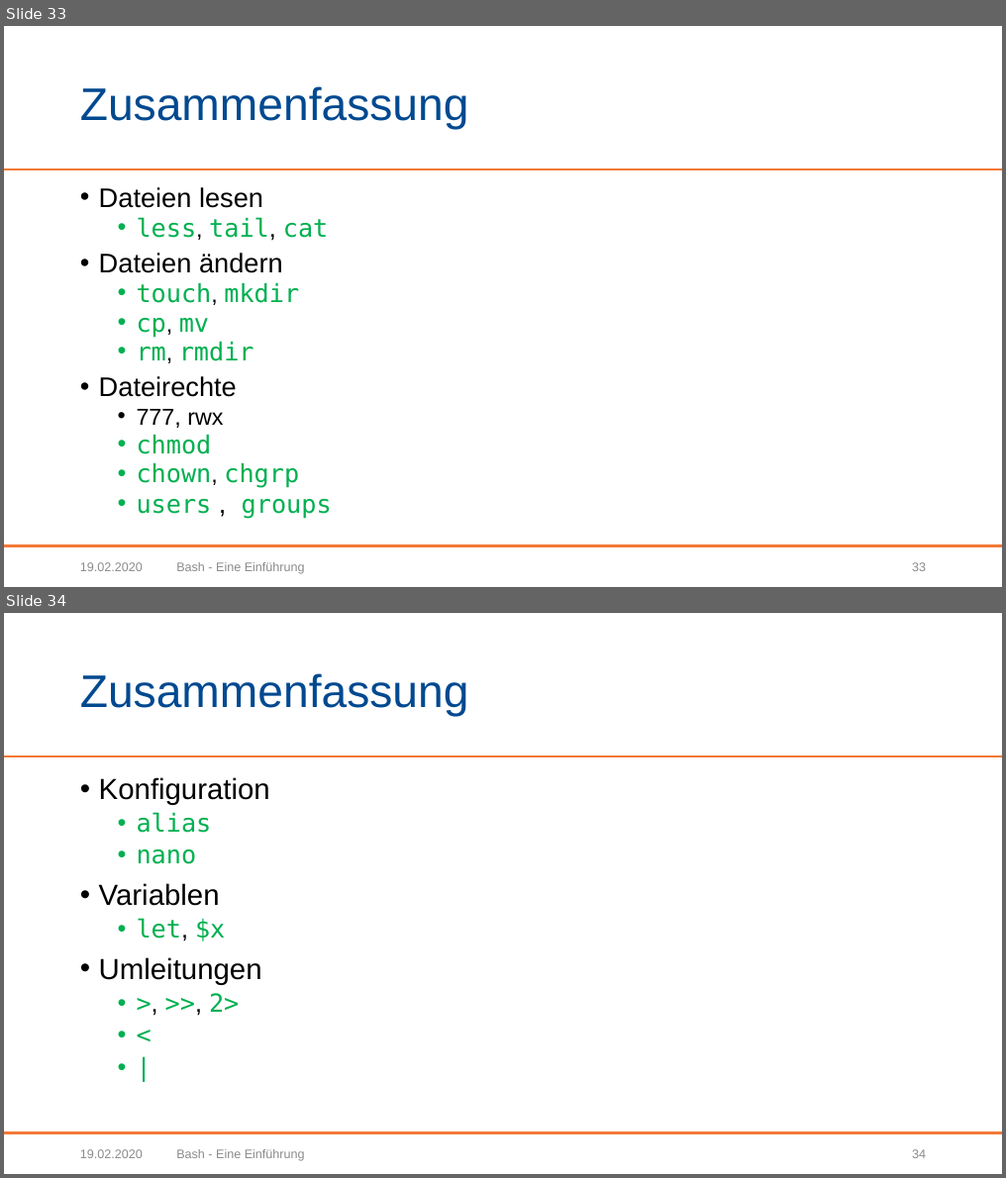
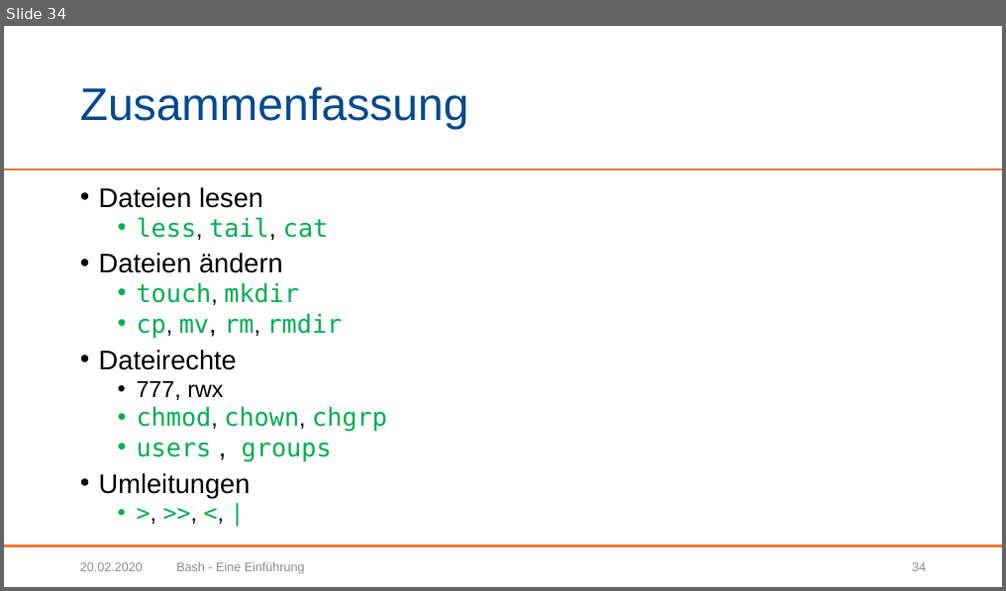
Before and after one commit to BogyMitutoyoCTL/AI-Preparation, a slide deck: presentation/Bash.pptx. Shown one above the other, each under a label of ours: slides 33 and 34 before the commit, slide 34 after it. The pictures are 1006x1178 and 1006x591 pixels, drawn with LibreOffice and Linux fonts; fonts in the diff are those of the drawing; background and template pictures are left out. Boxes give left, top, right and bottom in pixels: in the first picture for what was removed or moved away, otherwise in the second. Text is boxed around its words. In the diff, an @@ line names an element or a change of style, - is before the commit and + after.

Commit message:
Simplification and shortening of the Bash presentation

```diff
--- a/presentation/Bash.pptx
+++ b/presentation/Bash.pptx
@@ slide 34 removed at bbox=[4, 613, 1002, 1174], background #FFFFFF; not listed: 2 template elements that a slide beside it also shows @@
@@ title removed at bbox=[80, 673, 469, 717] @@
-Zusammenfassung
@@ text removed at bbox=[99, 777, 270, 1012] @@
-• Konfiguration
-  • alias
-  • nano
-• Variablen
-  • let, $x
-• Umleitungen
-  • >, >>, 2>
-  • <
-  • |
@@ text removed at bbox=[80, 1150, 143, 1158] @@
-19.02.2020
@@ text removed at bbox=[176, 1150, 305, 1161] @@
-Bash - Eine Einführung
@@ page number removed at bbox=[912, 1150, 926, 1158] @@
-34
@@ what was slide 33 is now slide 34 @@
@@ slide 34 changed as well @@
@@ text at bbox=[137, 314, 343, 339]: text changed @@
-  • cp, mv
-  • rm, rmdir
+  • cp, mv, rm, rmdir
@@ text at bbox=[137, 407, 387, 432]: text changed @@
-  • chmod
-  • chown, chgrp
+  • chmod, chown, chgrp
@@ text at bbox=[99, 473, 251, 498]: paragraphs added @@
+• Umleitungen
+  • >, >>, <, |
@@ text at bbox=[80, 563, 143, 571]: text changed @@
-19.02.2020
+20.02.2020
@@ page number at bbox=[912, 563, 926, 571]: text changed @@
-33
+34
```
Also in this commit, not shown: 34 other slides changed, 1 slide added.
